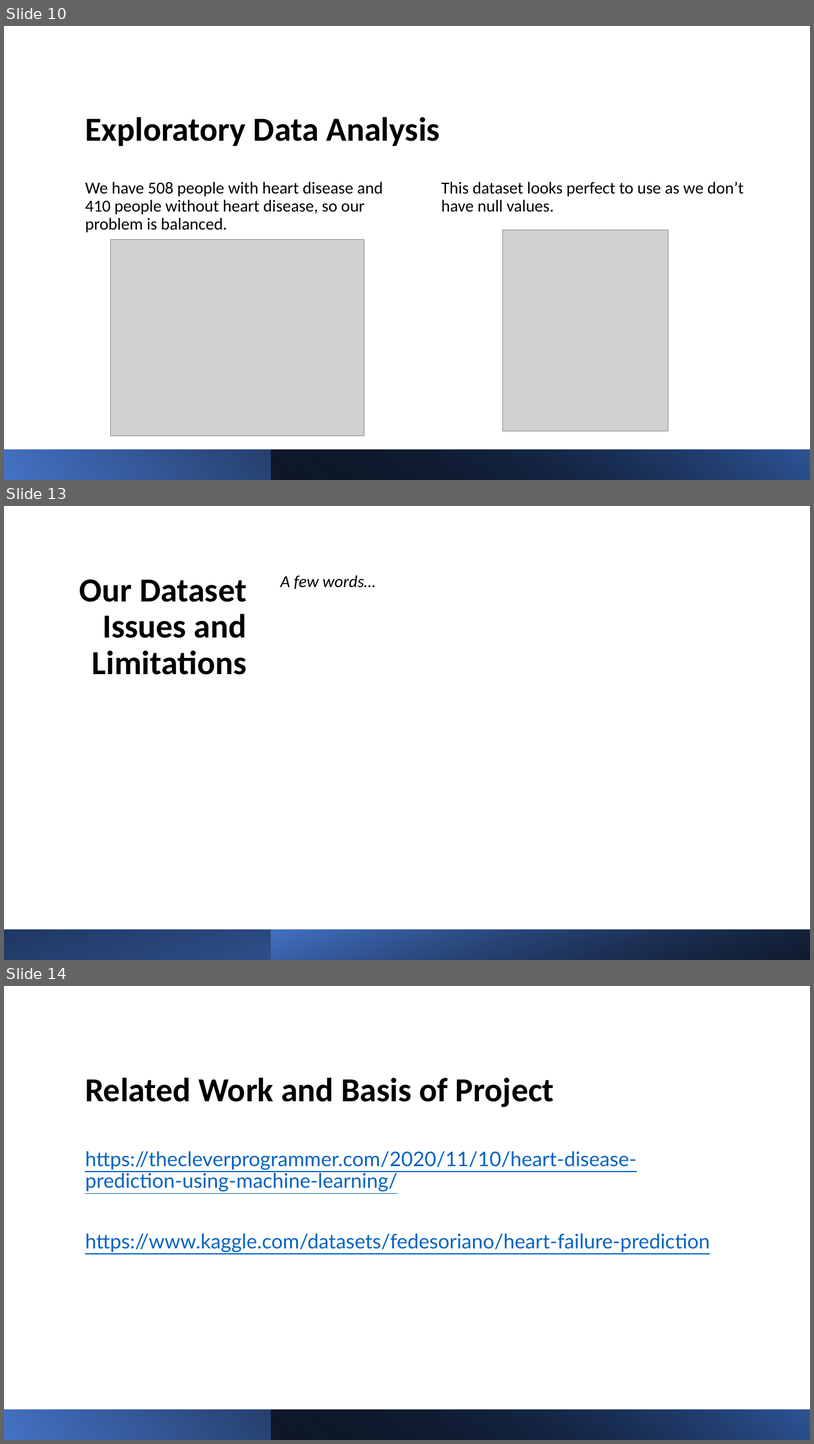
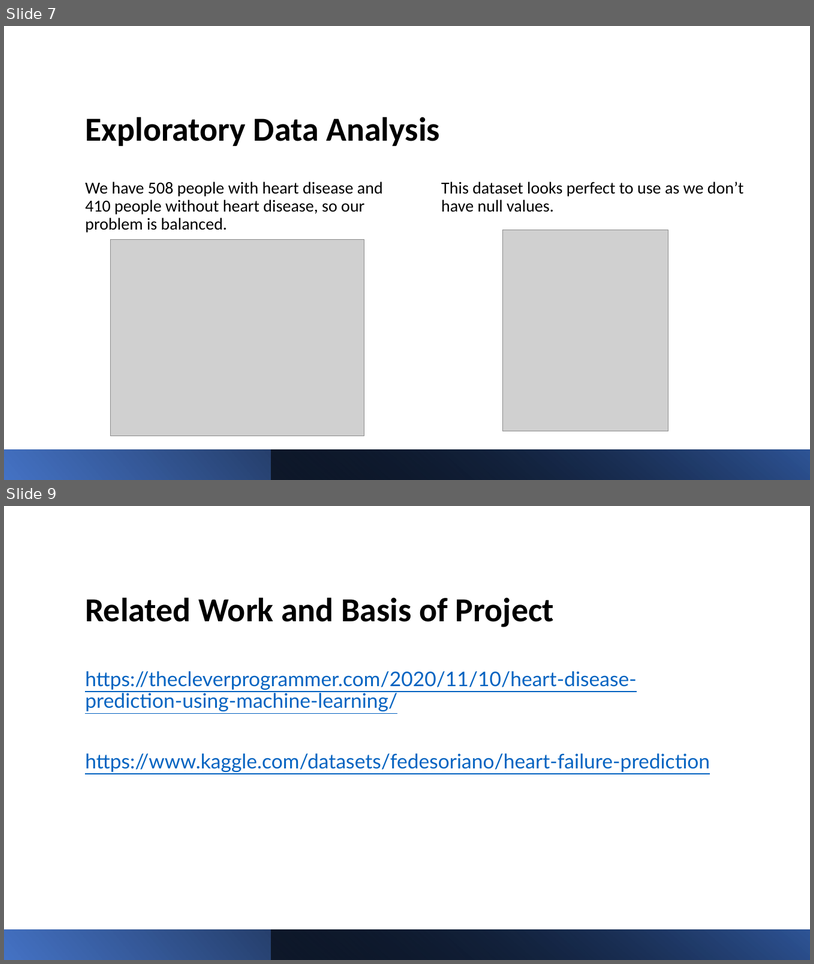
Before and after one commit to harshgit/cs613-final-project, a slide deck: presentation slides/CS613-FinalProject-Presentation.pptx. Shown one above the other, each under a label of ours: slides 10, 13 and 14 before the commit, slides 7 and 9 after it; the slides between them are not shown. The pictures are 814x1444 and 814x964 pixels, drawn with LibreOffice and Linux fonts; fonts in the diff are those of the drawing; grey boxes stand for pictures. Boxes give left, top, right and bottom in pixels: in the first picture for what was removed or moved away, otherwise in the second. Text is boxed around its words. In the diff, an @@ line names an element or a change of style, - is before the commit and + after.

```diff
--- a/presentation slides/CS613-FinalProject-Presentation.pptx
+++ b/presentation slides/CS613-FinalProject-Presentation.pptx
@@ slide 13 removed at (x1=4, y1=506, x2=810, y2=960), background #FFFFFF @@
@@ text removed at (x1=281, y1=575, x2=376, y2=589) @@
-A few words…
@@ title removed at (x1=80, y1=579, x2=247, y2=675) @@
-Our Dataset Issues and Limitations
@@ rectangle removed at (x1=4, y1=930, x2=810, y2=960) @@
@@ rectangle removed at (x1=272, y1=930, x2=810, y2=960) @@
@@ what was slide 10 is now slide 7 @@
@@ what was slide 14 is now slide 9 @@
```
Also in this commit, not shown: 1 slide changed, 2 other slides removed, 2 other files.
